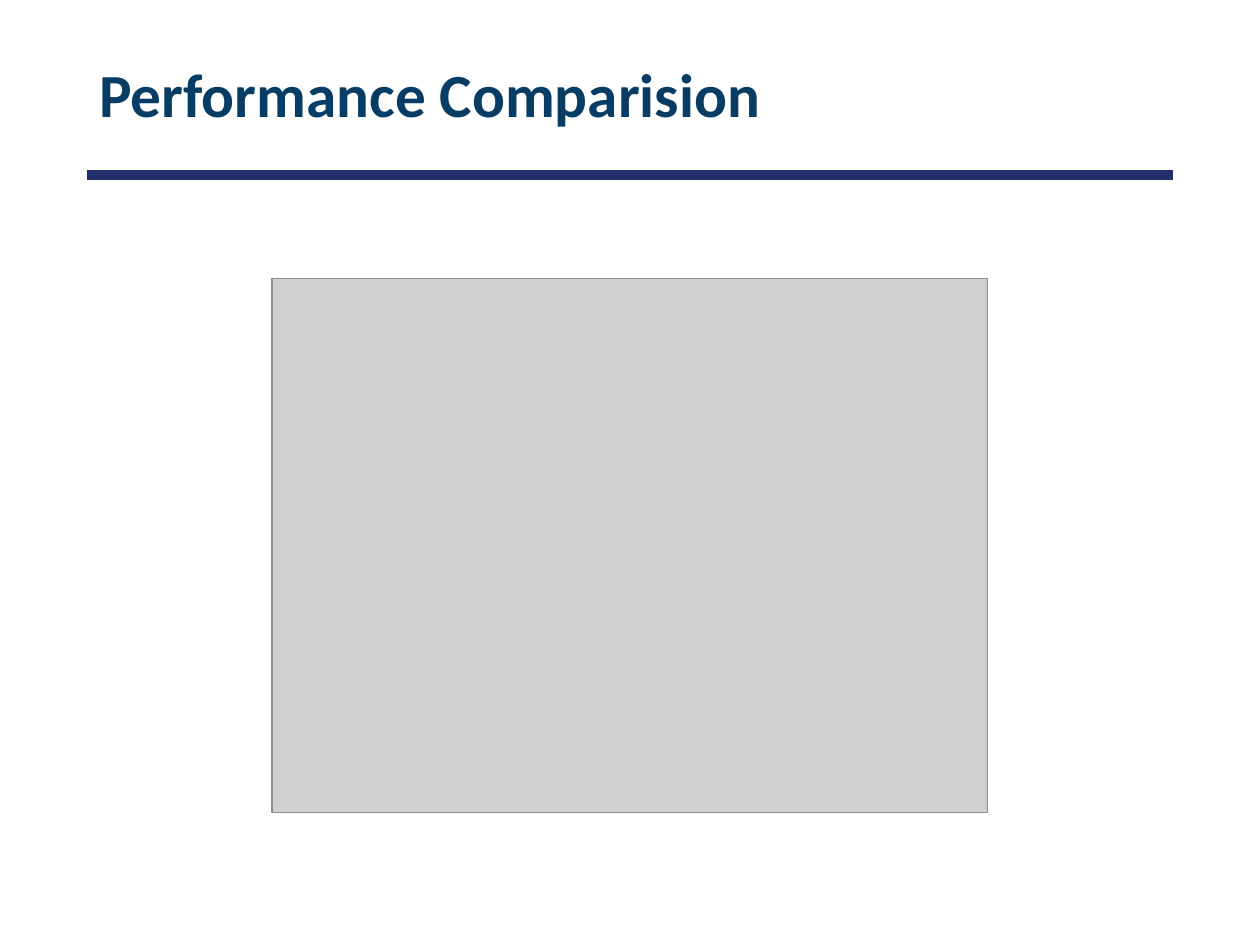
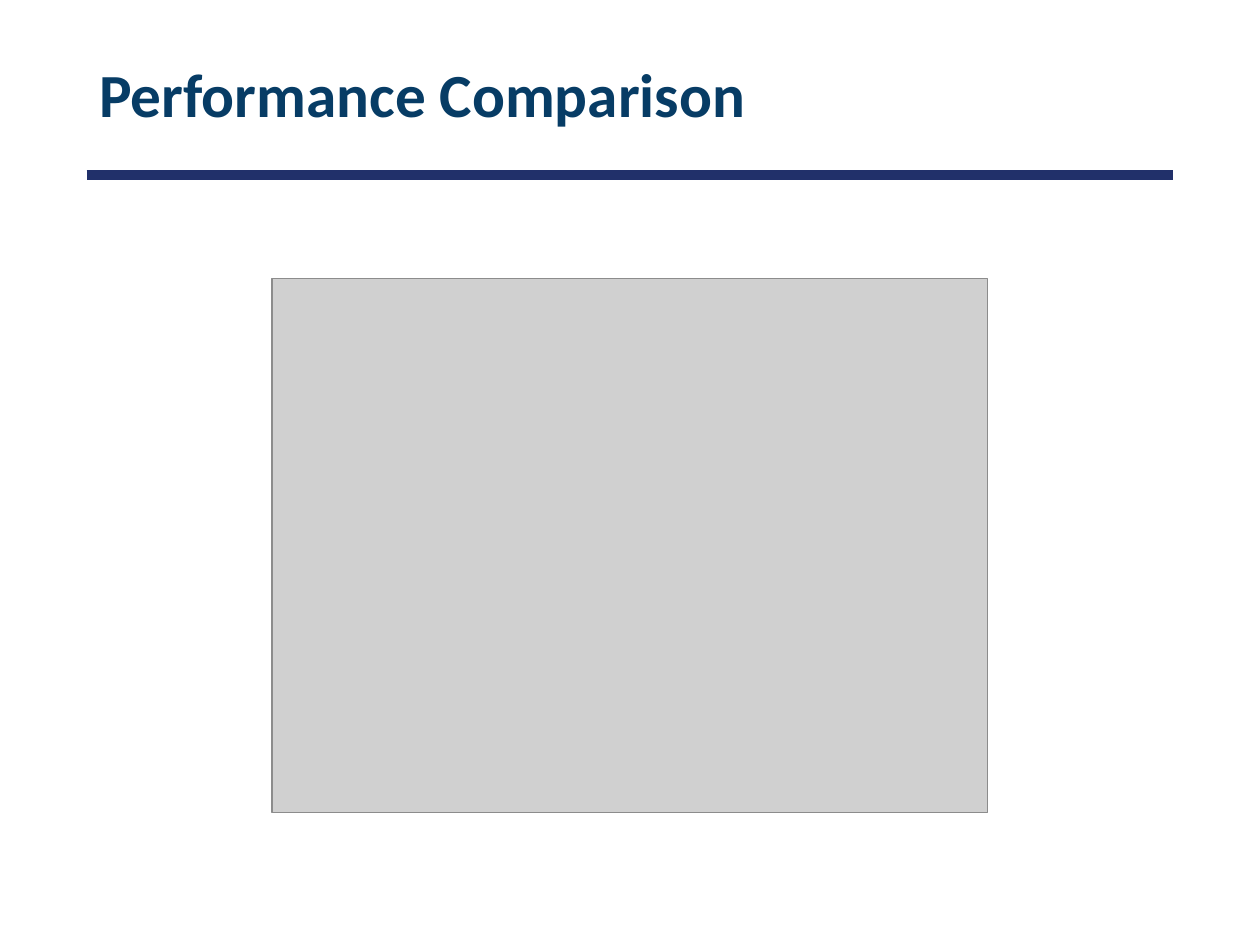
Before and after one commit to smajidzahedi/ECE350, a slide deck: slide 30 of 05-multiprocessor.pptx. Drawn at 1260x945 pixels with LibreOffice and Linux fonts; fonts in the diff are those of the drawing; grey boxes stand for pictures. Boxes give left, top, right and bottom in pixels: in the first picture for what was removed or moved away, otherwise in the second. Text is boxed around its words. In the diff, an @@ line names an element or a change of style, - is before the commit and + after.

```diff
--- a/05-multiprocessor.pptx
+++ b/05-multiprocessor.pptx
@@ title at <box>99,74,745,127</box>: text changed @@
-Performance Comparision
+Performance Comparison
```
Also in this commit, not shown: 2 other slides changed, 1 other file.
